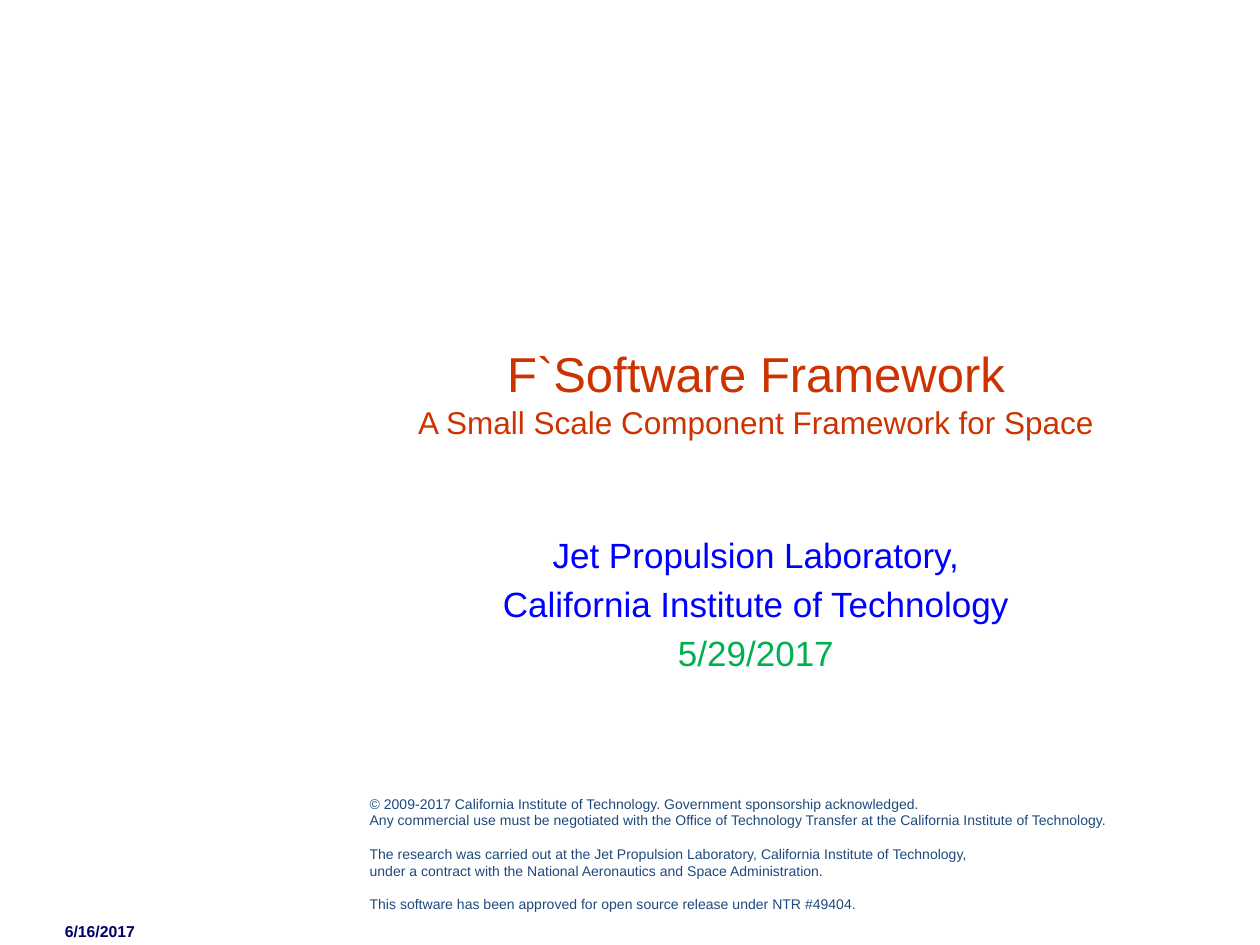
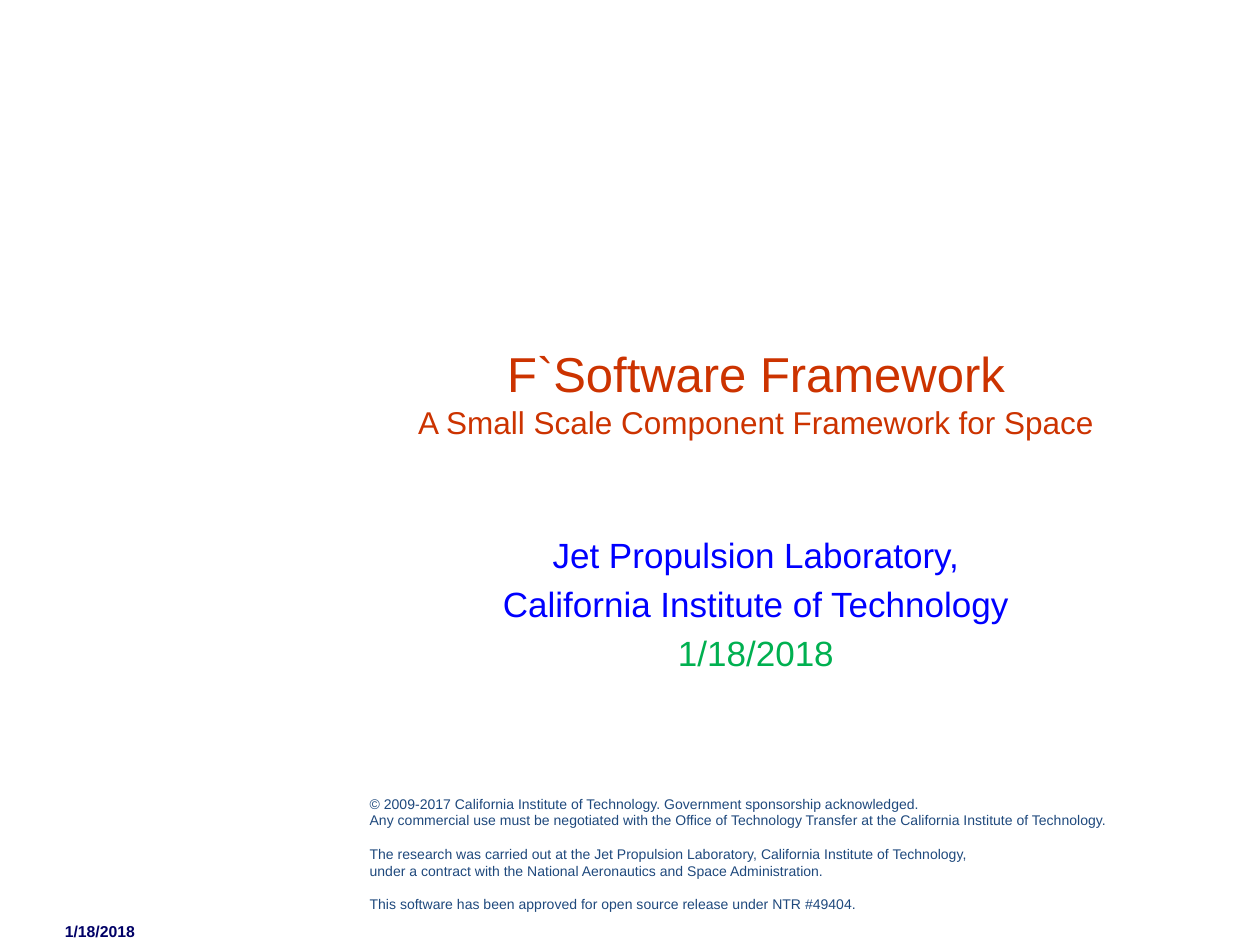
Before and after one commit to nasa/fprime, a slide deck: slide 1 of docs/Architecture/FPrimeArchitectureShort.pptx. Drawn at 1260x945 pixels with LibreOffice and Linux fonts; fonts in the diff are those of the drawing; background and template pictures are left out. Boxes give left, top, right and bottom in pixels: in the first picture for what was removed or moved away, otherwise in the second. Text is boxed around its words. In the diff, an @@ line names an element or a change of style, - is before the commit and + after.

```diff
--- a/docs/Architecture/FPrimeArchitectureShort.pptx
+++ b/docs/Architecture/FPrimeArchitectureShort.pptx
@@ subtitle at (678,640,834,667): text changed @@
-5/29/2017
+1/18/2018
@@ text at (65,925,135,938): text changed @@
-6/16/2017
+1/18/2018
```
Also in this commit, not shown: 7 other slides changed, 1 other file.
